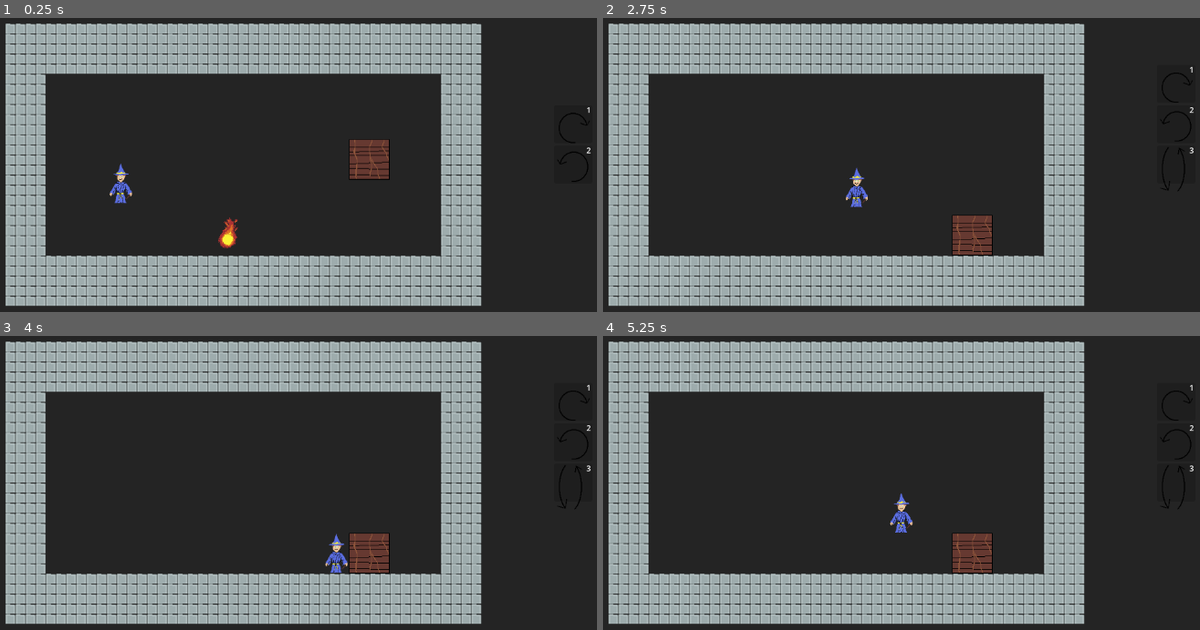
Above: before the commit, frames 1-4 (two rows, left to right).
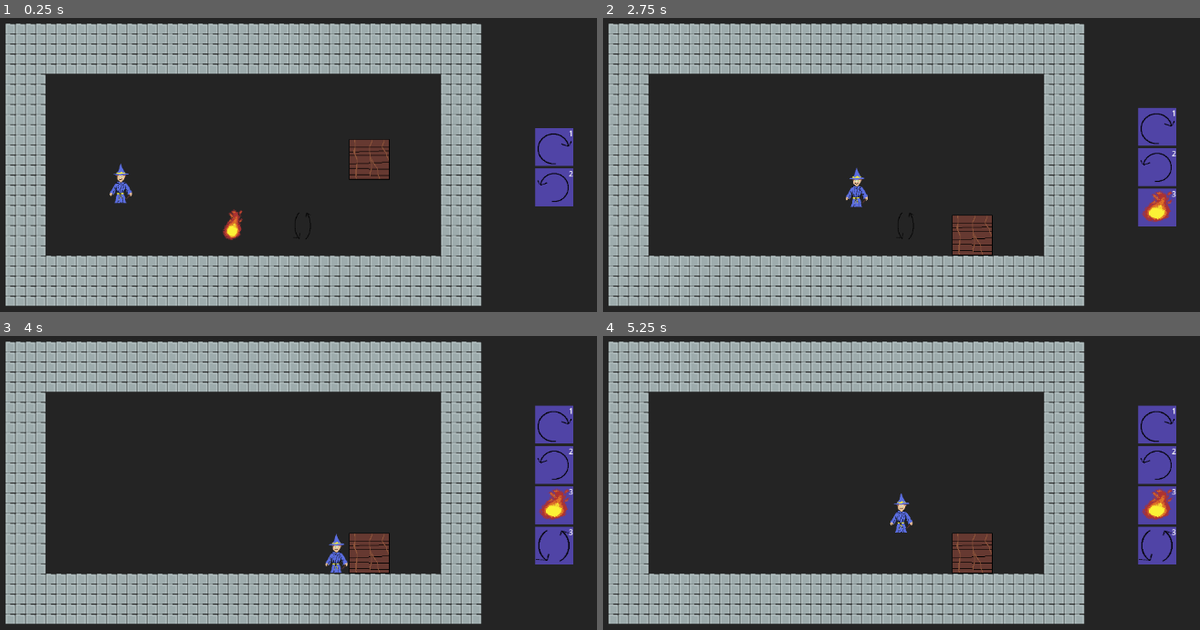
Above: after the commit, the same moments.

Repository: JoRdAnB421/godot_wizard_puzzle_game
Game: Godot game, scene res://Scenes/level1.tscn
Same seed, same stepped clock (60 frames per second), same inputs: the game is played once before the commit and once after it. This scene is started directly instead of the project's main scene.
Inputs (mouse positions are in pixels of both pictures, inside the frame that each line leads up to):
- Up to frame 1 (0.25 s): no input
- Up to frame 2 (2.75 s): click (1158, 147) at 0.52 s; click (1158, 188) at 1.27 s; tap Enter at 2 s; hold D (move_right) from 2.03 s (still down); tap Space (jump) at 2.27 s
- Up to frame 3 (4 s): tap Space (jump) at 3.02 s; release D (move_right) at 3.5 s; click (555, 465) at 3.52 s
- Up to frame 4 (5.25 s): click (1158, 544) at 4.27 s; tap Space (jump) at 5 s; hold A (move_left) from 5.03 s (still down)

The runs differ from the first frame. In frame 1, 2.0% of the frame differs, in the area x 36-99%, y 30-79%; in frame 2, 2.6%; in frame 3, 3.4%, in the area x 89-99%, y 16-78%; in frame 4, 3.4%.

Commit message:
adjusting spell pickup to allow multiple textures, and adding a cooldown timer on spells

Diff:
--- a/Scenes/UI.tscn
+++ b/Scenes/UI.tscn
@@ -11,14 +11,13 @@
 ignore_rotation = false
 
 [node name="Hotbar" parent="." instance=ExtResource("1_w371h")]
-anchors_preset = 7
-anchor_left = 0.5
-anchor_top = 1.0
-anchor_right = 0.5
-anchor_bottom = 1.0
-offset_left = 524.0
-offset_top = -298.0
-offset_right = 524.0
-offset_bottom = -298.0
-grow_horizontal = 2
-grow_vertical = 0
+anchors_preset = 6
+anchor_left = 1.0
+anchor_top = 0.5
+anchor_right = 1.0
+anchor_bottom = 0.5
+offset_left = -52.0
+offset_right = -52.0
+offset_bottom = 0.0
+grow_horizontal = 0
+grow_vertical = 2
--- a/Scenes/level1.tscn
+++ b/Scenes/level1.tscn
@@ -1,10 +1,11 @@
-[gd_scene load_steps=8 format=4 uid="uid://dhbdk4326770t"]
+[gd_scene load_steps=10 format=4 uid="uid://dhbdk4326770t"]
 
 [ext_resource type="PackedScene" uid="uid://s8ocfyx8kqrl" path="res://Scenes/player.tscn" id="1_c5erv"]
 [ext_resource type="Texture2D" uid="uid://cdsuuj1j1p1wj" path="res://Tilemaps/roguelikeDungeon_transparent.png" id="2_lyd6k"]
 [ext_resource type="PackedScene" uid="uid://b3jg7ktpfx6yx" path="res://Scenes/box.tscn" id="3_y4dr7"]
 [ext_resource type="PackedScene" uid="uid://cr0b1w0k5dfe2" path="res://Scenes/UI.tscn" id="4_lyd6k"]
 [ext_resource type="PackedScene" uid="uid://cbwy3iitbvkak" path="res://Scenes/spell_pickup.tscn" id="5_y4dr7"]
+[ext_resource type="Texture2D" uid="uid://c7a73nioscel4" path="res://Art/spell_symbols.png" id="6_didp7"]
 
 [sub_resource type="TileSetAtlasSource" id="TileSetAtlasSource_jv6wh"]
 texture = ExtResource("2_lyd6k")
@@ -190,6 +191,10 @@
 physics_layer_0/collision_layer = 2
 sources/0 = SubResource("TileSetAtlasSource_jv6wh")
 
+[sub_resource type="AtlasTexture" id="AtlasTexture_y4dr7"]
+atlas = ExtResource("6_didp7")
+region = Rect2(180, 9.5, 62, 114)
+
 [node name="Level1" type="Control"]
 layout_mode = 3
 anchors_preset = 15
@@ -208,7 +213,6 @@
 [node name="Player" parent="." instance=ExtResource("1_c5erv")]
 position = Vector2(388, 316)
 collision_layer = 3
-slide_on_ceiling = false
 platform_on_leave = 2
 
 [node name="Objects" type="Control" parent="."]
@@ -222,7 +226,6 @@
 position = Vector2(783, 279)
 collision_layer = 2
 collision_mask = 3
-slide_on_ceiling = false
 platform_on_leave = 2
 
 [node name="TileMapLayer" type="TileMapLayer" parent="Objects"]
@@ -231,5 +234,9 @@
 use_kinematic_bodies = true
 
 [node name="SpellPickup" parent="Objects" instance=ExtResource("5_y4dr7")]
-position = Vector2(560, 432)
+position = Vector2(678, 420)
 spell_name = "Fireball"
+spell_texture = SubResource("AtlasTexture_y4dr7")
+
+[node name="SpellPickup2" parent="Objects" instance=ExtResource("5_y4dr7")]
+position = Vector2(567, 420)
--- a/Scenes/slot.tscn
+++ b/Scenes/slot.tscn
@@ -1,39 +1,54 @@
-[gd_scene load_steps=4 format=3 uid="uid://csvckklealkdb"]
+[gd_scene load_steps=6 format=3 uid="uid://csvckklealkdb"]
 
 [ext_resource type="Script" uid="uid://c5keled2m5aqq" path="res://Scripts/slot.gd" id="1_12ej0"]
 [ext_resource type="Texture2D" uid="uid://c7a73nioscel4" path="res://Art/spell_symbols.png" id="1_luhj6"]
 
-[sub_resource type="AtlasTexture" id="AtlasTexture_luhj6"]
+[sub_resource type="AtlasTexture" id="AtlasTexture_12ej0"]
 atlas = ExtResource("1_luhj6")
 region = Rect2(12, 31.5, 76, 71)
 
-[node name="Slot" type="Panel"]
+[sub_resource type="Gradient" id="Gradient_12ej0"]
+
+[sub_resource type="GradientTexture2D" id="GradientTexture2D_67ou1"]
+gradient = SubResource("Gradient_12ej0")
+
+[node name="Slot" type="TextureButton"]
+visibility_layer = 17
 custom_minimum_size = Vector2(60, 60)
-offset_right = 40.0
-offset_bottom = 40.0
+offset_right = 60.0
+offset_bottom = 60.0
+texture_normal = SubResource("AtlasTexture_12ej0")
+ignore_texture_size = true
+stretch_mode = 0
 script = ExtResource("1_12ej0")
 
-[node name="SpellStored" type="Sprite2D" parent="."]
-position = Vector2(31, 33)
-scale = Vector2(0.710526, 0.746479)
-texture = SubResource("AtlasTexture_luhj6")
+[node name="Sweep" type="TextureProgressBar" parent="."]
+layout_mode = 0
+offset_right = 60.0
+offset_bottom = 60.0
+fill_mode = 1
+texture_progress = SubResource("GradientTexture2D_67ou1")
 
-[node name="Label" type="Label" parent="."]
+[node name="Timer" type="Timer" parent="."]
+one_shot = true
+
+[node name="ColorRect" type="ColorRect" parent="."]
+show_behind_parent = true
+light_mask = 0
 layout_mode = 0
-offset_left = 44.0
-offset_top = -1.0
-offset_right = 58.0
-offset_bottom = 16.0
+offset_right = 60.0
+offset_bottom = 60.0
+color = Color(0.43137255, 0.3529412, 1, 0.5921569)
+
+[node name="MarginContainer" type="MarginContainer" parent="."]
+layout_mode = 0
+offset_right = 60.0
+offset_bottom = 60.0
+
+[node name="Label" type="Label" parent="MarginContainer"]
+layout_mode = 2
+size_flags_horizontal = 8
+size_flags_vertical = 0
 theme_override_font_sizes/font_size = 12
 text = "99"
 horizontal_alignment = 2
-
-[node name="Sweep" type="TextureProgressBar" parent="."]
-modulate = Color(1, 1, 1, 0.7137255)
-layout_mode = 0
-offset_right = 60.0
-offset_bottom = 60.0
-fill_mode = 3
-
-[node name="Timer" type="Timer" parent="."]
-one_shot = true
--- a/Scenes/spell_pickup.tscn
+++ b/Scenes/spell_pickup.tscn
@@ -5,7 +5,7 @@
 
 [sub_resource type="AtlasTexture" id="AtlasTexture_2jvhj"]
 atlas = ExtResource("1_sehmb")
-region = Rect2(269, 0, 77, 121.5)
+region = Rect2(268, 0, 78, 128)
 
 [sub_resource type="RectangleShape2D" id="RectangleShape2D_wwylm"]
 size = Vector2(74, 114)
@@ -14,11 +14,11 @@
 collision_layer = 3
 collision_mask = 3
 script = ExtResource("1_2jvhj")
+spell_texture = SubResource("AtlasTexture_2jvhj")
 
 [node name="Sprite2D" type="Sprite2D" parent="."]
 position = Vector2(0, -3)
 scale = Vector2(0.5, 0.453125)
-texture = SubResource("AtlasTexture_2jvhj")
 
 [node name="CollisionShape2D" type="CollisionShape2D" parent="."]
 position = Vector2(0.5, -2.5)
--- a/Scripts/hotbar.gd
+++ b/Scripts/hotbar.gd
@@ -9,15 +9,15 @@
 	for spell in options:
 		# Initialise the hotbar with known spells
 		var new_spell_slot = slots.instantiate()
-		var icon = new_spell_slot.get_child(0)
+		var icon = new_spell_slot
 
 		# Make a unique texture so each item doesn't share a sprite
 		var new_texture := AtlasTexture.new()
-		new_texture.atlas = icon.texture.atlas
+		new_texture.atlas = icon.texture_normal.atlas
 		new_texture.region = spell.region
-		icon.texture = new_texture
+		icon.texture_normal = new_texture
 
-		new_spell_slot.get_child(1).text = str(spell.id)
+		new_spell_slot.get_child(-1).get_child(0).text = str(spell.id)
 		add_child(new_spell_slot)
 
 	PlayerState.connect("num_spells_changed", pickup_spell)
@@ -26,13 +26,13 @@
 	# Initialise the hotbar with known spells
 	var spell = PlayerState._get_known_spells()[-1]
 	var new_spell_slot = slots.instantiate()
-	var icon = new_spell_slot.get_child(0)
+	var icon = new_spell_slot
 
 	# Make a unique texture so each item doesn't share a sprite
 	var new_texture := AtlasTexture.new()
-	new_texture.atlas = icon.texture.atlas
+	new_texture.atlas = icon.texture_normal.atlas
 	new_texture.region = spell.region
-	icon.texture = new_texture
+	icon.texture_normal = new_texture
 
-	new_spell_slot.get_child(1).text = str(spell.id)
+	new_spell_slot.get_child(-1).get_child(0).text = str(spell.id)
 	add_child(new_spell_slot)
--- a/Scripts/player_state.gd
+++ b/Scripts/player_state.gd
@@ -2,7 +2,7 @@
 
 @onready var known_spells: Array[SpellOption] = []
 @onready var spells_locked = false
-
+@onready var spell_speed = 1 # How fast the effects of the spell are seen
 signal num_spells_changed
 signal cast_spell_signal
 signal spell_finished
@@ -48,7 +48,7 @@
 	var goal_angle = main_scene.rotation + PI/2 * direction
 	var tween = main_scene.create_tween()
 	tween.tween_property(main_scene, "rotation",
-						 goal_angle,5)
+						 goal_angle,spell_speed)
 	# Wait for tween to finish before emitting signal
 	tween.finished.connect(func():
 		spell_finished.emit()
--- a/Scripts/slot.gd
+++ b/Scripts/slot.gd
@@ -1,4 +1,4 @@
-extends Panel
+extends TextureButton
 
 @export var cooldown = 1.0
 
@@ -6,18 +6,20 @@
 	PlayerState.cast_spell_signal.connect(_on_spell_used)
 
 	$Timer.wait_time = cooldown
-	$Sweep.texture_progress = $SpellStored.texture
+	#$Sweep.texture_progress = texture_normal
 	$Sweep.value = 0
 	set_process(false)
 
-func _process(delta: float) -> void:
+func _process(_delta: float) -> void:
 	$Sweep.value = int(($Timer.time_left/cooldown) * 100)
 
 func _on_spell_used():
+	disabled = true
 	set_process(true)
 	$Timer.start()
 
 func _on_Timer_timeout():
 	print("spells ready")
 	$Sweep.value = 0
+	disabled = false
 	set_process(true)
--- a/Scripts/spell_pickup.gd
+++ b/Scripts/spell_pickup.gd
@@ -3,9 +3,11 @@
 @export var spell_name: String
 @export var spell_id: int
 @export var spell_region: Vector2
+@export var spell_texture: AtlasTexture
 
 func _ready() -> void:
 	connect("body_entered", _add_spell)
+	$Sprite2D.texture = spell_texture
 
 func _add_spell(_sig) -> void:
 	"""Adds new spell to wheel"""
@@ -14,5 +16,6 @@
 	#fire_spell.atlas = load("res://Art/spell_symbols.png")
 	#fire_spell.region = Rect2(180.0, 0.0, 76.0, 122.5)
 	#PlayerState.known_spells.append(fire_spell)
-	PlayerState.add_spell("Fireball!", 3, Rect2(180.0, 0.0, 76.0, 122.5))
+	#Rect2(180.0, 0.0, 76.0, 122.5)
+	PlayerState.add_spell("Fireball!", 3, spell_texture.region)
 	queue_free()
